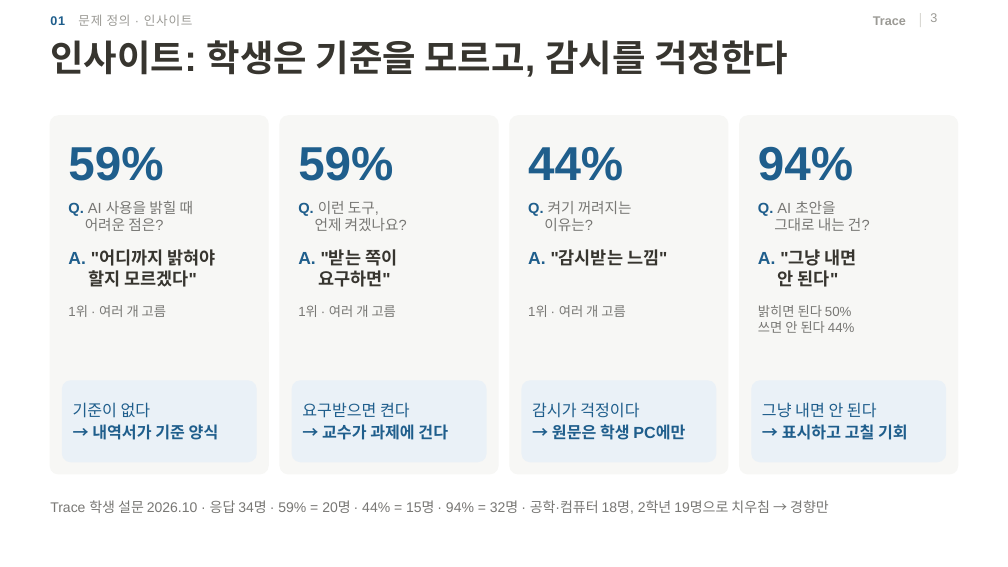
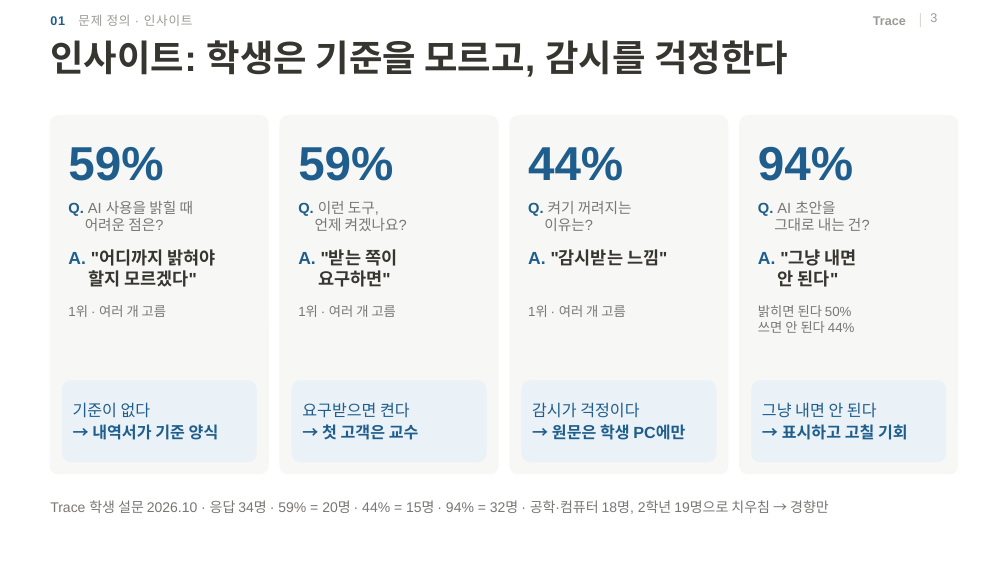
Before and after one commit to 20233014-KYH/trace, a slide deck: slide 3 of deck/중간발표_김용현.pptx. Drawn at 1008x567 pixels with LibreOffice and Linux fonts; fonts in the diff are those of the drawing; background and template pictures are left out. Boxes give left, top, right and bottom in pixels: in the first picture for what was removed or moved away, otherwise in the second. Text is boxed around its words. In the diff, an @@ line names an element or a change of style, - is before the commit and + after.

```diff
--- a/deck/중간발표_김용현.pptx
+++ b/deck/중간발표_김용현.pptx
@@ text at [322, 424, 419, 440]: text changed @@
-→ 교수가 과제에 건다
+→ 첫 고객은 교수
```
Also in this commit, not shown: 1 other slide changed, 1 other file.
